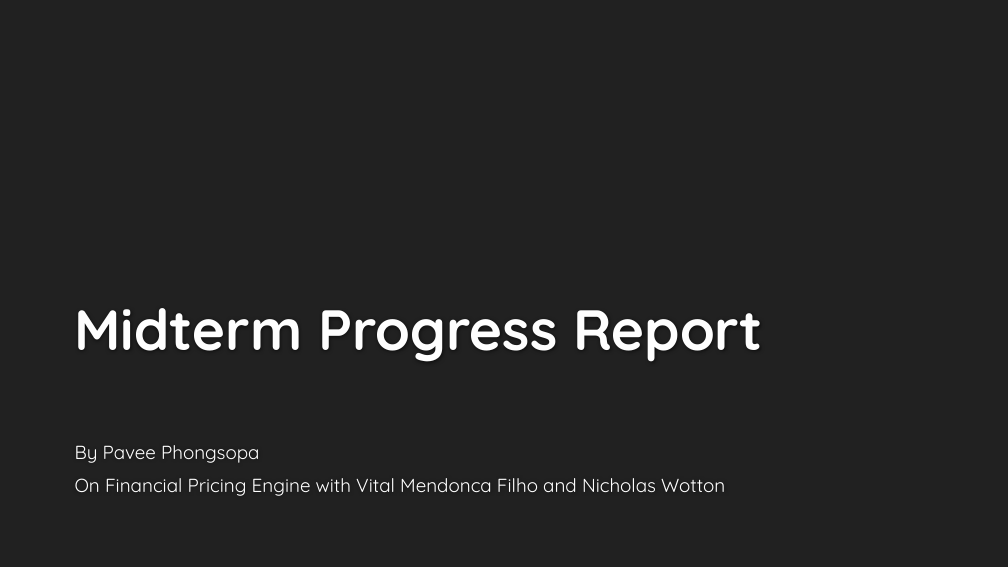
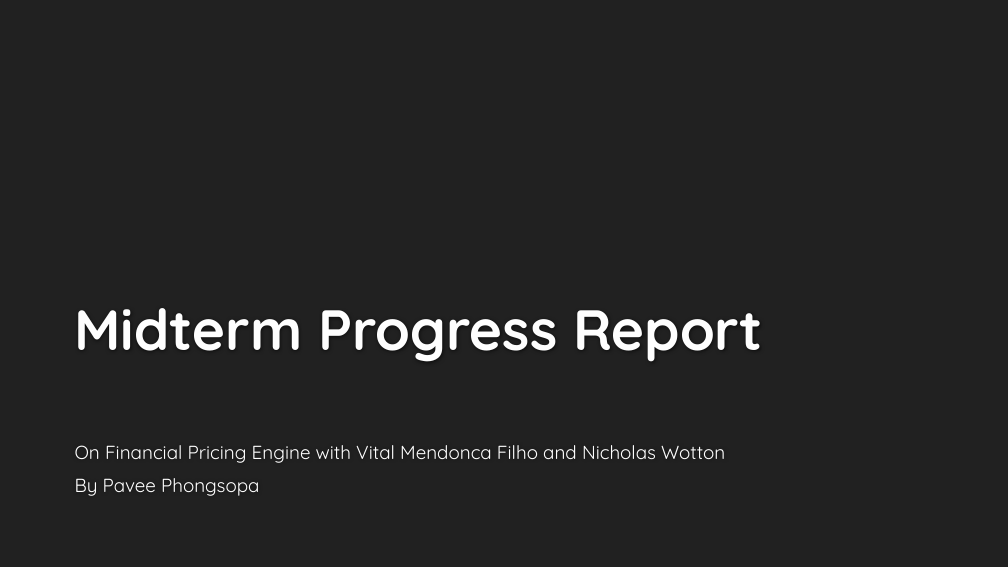
Before and after one commit to songqsh/MQP2019, a slide deck: slide 1 of Pavee/Midterm Progress Report.pptx. Drawn at 1008x567 pixels with LibreOffice and Linux fonts; fonts in the diff are those of the drawing; background and template pictures are left out. Boxes give left, top, right and bottom in pixels: in the first picture for what was removed or moved away, otherwise in the second. Text is boxed around its words. In the diff, an @@ line names an element or a change of style, - is before the commit and + after.

```diff
--- a/Pavee/Midterm Progress Report.pptx
+++ b/Pavee/Midterm Progress Report.pptx
@@ subtitle at (75, 445, 725, 463): paragraph added @@
+On Financial Pricing Engine with Vital Mendonca Filho and Nicholas Wotton
@@ subtitle at (75, 478, 725, 496): paragraph removed @@
-On Financial Pricing Engine with Vital Mendonca Filho and Nicholas Wotton
```
Also in this commit, not shown: 1 other slide changed, 2 slides added.
